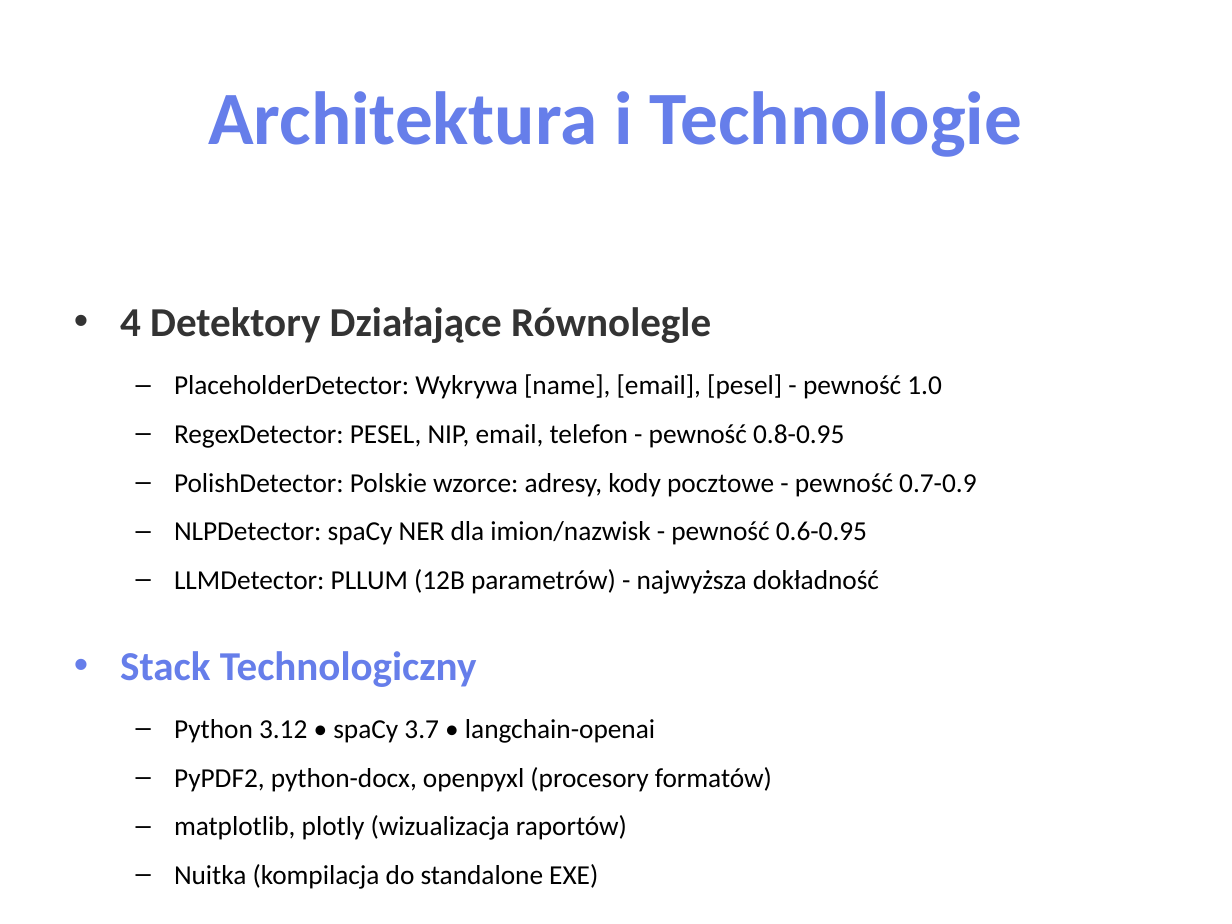
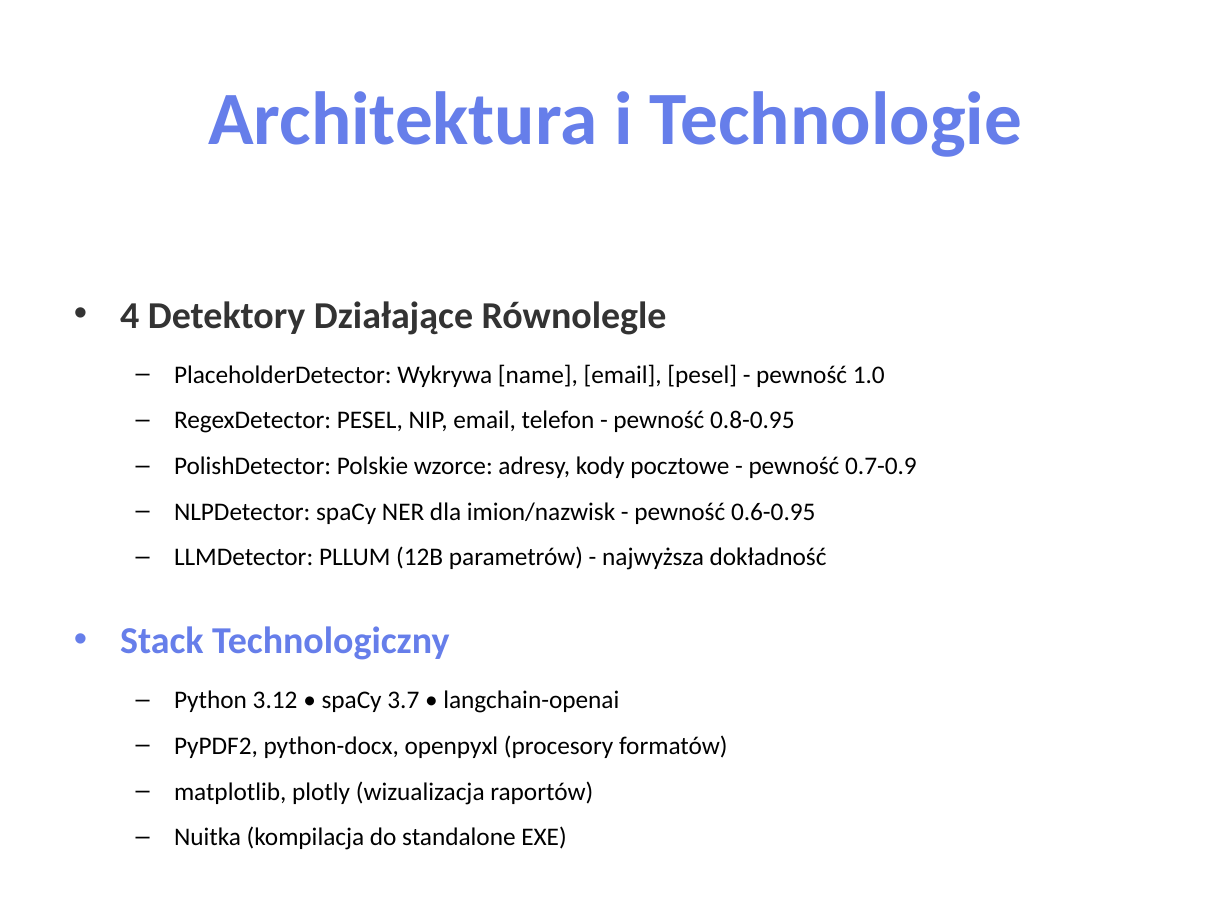
Before and after one commit to slawomirslowik/DaneBezTwarzy, a slide deck: slide 3 of DaneBezTwarzy_Prezentacja.pptx. Drawn at 1232x924 pixels with LibreOffice and Linux fonts; fonts in the diff are those of the drawing. Boxes give left, top, right and bottom in pixels: in the first picture for what was removed or moved away, otherwise in the second. Text is boxed around its words. In the diff, an @@ line names an element or a change of style, - is before the commit and + after.

```diff
--- a/DaneBezTwarzy_Prezentacja.pptx
+++ b/DaneBezTwarzy_Prezentacja.pptx
@@ text "4 Detektory Działające Równolegle" at [120, 301, 917, 805]: size 24 to 22.2 pt in "4 Detektory Działające Równolegle", "Stack Technologiczny"; size 16 to 14.8 pt in "PlaceholderDetector: Wykrywa [name], [email], [pesel] - pewn ...", "RegexDetector: PESEL, NIP, email, telefon - pewność ...", "PolishDetector: Polskie wzorce: adresy, kody pocztowe - ...", "NLPDetector: spaCy NER dla imion/nazwisk - pewność ..." and 5 more places @@
```
Also in this commit, not shown: 2 other slides changed, 5 other files.
